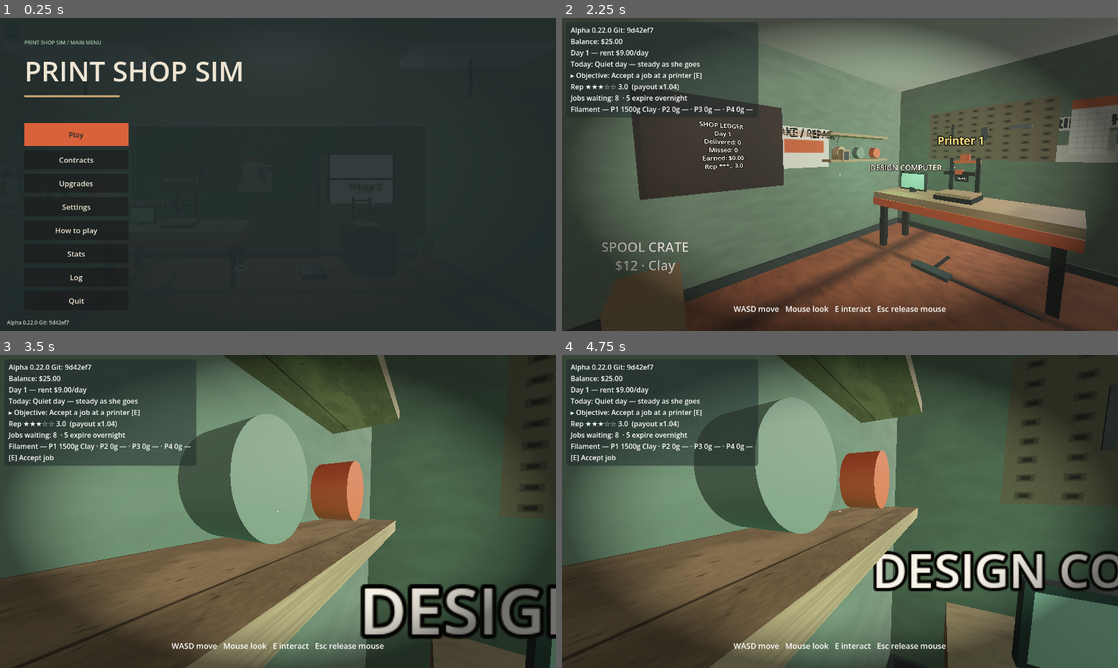
Above: before the commit, frames 1-4 (two rows, left to right).
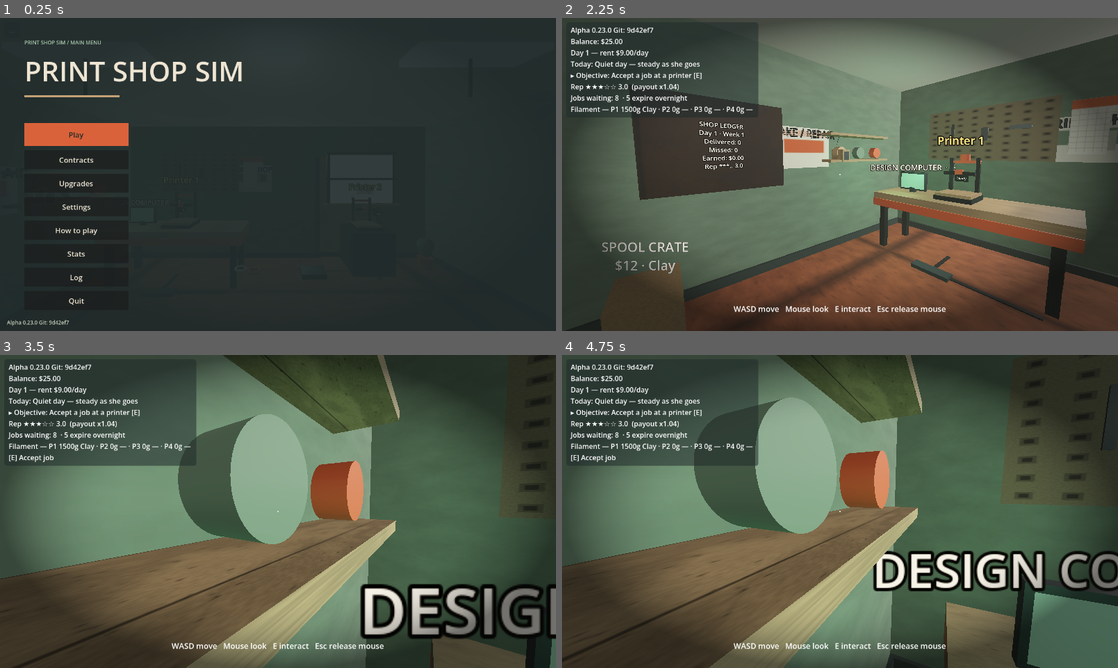
Above: after the commit, the same moments.

Repository: jiracipika/printshop-sim
Game: Godot game, scene res://scenes/Main.tscn
The game is run twice, just before and just after one commit, with the same random seed, the same clock (stepped at 60 frames per second) and the same inputs.
Inputs (mouse positions are in pixels of both pictures, inside the frame that each line leads up to):
- Up to frame 1 (0.25 s): no input
- Up to frame 2 (2.25 s): click "Play" at 0.5 s; tap Enter at 1.25 s; move the mouse to (962, 158) at 1.27 s; hold D (move_right) 1.28-2.03 s; tap E (interact) at 1.35 s; click (962, 158) at 1.42 s; tap Space at 2 s; move the mouse to (812, 174) at 2.02 s; hold W (move_forward) from 2.03 s (still down); tap 1 at 2.1 s
- Up to frame 3 (3.5 s): keep holding W (move_forward); move the mouse to (289, 505) at 2.77 s; tap 2 at 2.85 s
- Up to frame 4 (4.75 s): keep holding W (move_forward); tap Enter at 3.5 s; move the mouse to (834, 517) at 3.52 s; tap 3 at 3.6 s; click (834, 517) at 3.67 s; tap Space at 4.25 s; move the mouse to (878, 514) at 4.27 s; tap 4 at 4.35 s

The runs differ from the first frame. In frame 1, less than 0.1% of the frame differs, in the area x 5-6%, y 97-98%; in frame 2, less than 0.1%, in the area x 7-33%, y 3-39%; in frame 3, less than 0.1%; in frame 4, less than 0.1%.

Commit message:
feat: operations pass — photo mode, Full house + Perfectionist, surplus event (v0.23.0)
F2 toggles photo mode (whole HUD layer hidden). New milestones: Full house
(all four sims running, derived live) and Perfectionist (five A grades in a
row; last five order grades persist as recent_grades, validator A-F only).
Daily event 'surplus stock' sells spools at $6 (pool append; no pinned day
broke). Chalkboard names the week + season icon.

Tests: all 37 suites + smoke green (1387 checks; 18 new in v023_test).

Diff:
--- a/scripts/Events.gd
+++ b/scripts/Events.gd
@@ -22,13 +22,20 @@
 	if d == 1:
 		return QUIET.duplicate(true)
 	var pool := ["quiet", "filament_sale", "quiet", "rush_week",
-		"power_hiccup", "rent_holiday"]
+		"power_hiccup", "rent_holiday", "quiet", "surplus_stock"]
 	var pick: String = pool[absi(hash("printshop-event-%d" % d)) % pool.size()]
 	return _by_id(pick).duplicate(true)
 
 
 static func _by_id(id: String) -> Dictionary:
 	match id:
+		"surplus_stock":
+			return {"id": id,
+				"name": "Surplus stock — spools $6 today",
+				"spool_price_cents": 600,
+				"payout_mult": 1.0,
+				"failure_delta": 0.0,
+				"rent_free": false}
 		"filament_sale":
 			return {"id": id,
 				"name": "Filament sale — spools $8 today",
--- a/scripts/Main.gd
+++ b/scripts/Main.gd
@@ -159,6 +159,8 @@
 var _steps_played := 0
 var _bells_played := 0
 var _stations_heard: Array[int] = []
+## Last five delivery grades, oldest first (v0.23.0) — feeds Perfectionist.
+var recent_grades: Array[String] = []
 ## False until _ready finishes: boot-time station marks happen before the
 ## save loads, and saving there would clobber the player's file.
 var _boot_ready := false
@@ -283,6 +285,16 @@
 		lines.append("Day %d · [%s] %s" % [int(e.day), str(e.kind), str(e.text)])
 	main_menu.show_log(lines)
 
+## Full house (v0.23.0): every machine on the floor is mid-print.
+func _full_house() -> bool:
+	if machines.size() < 4:
+		return false
+	for m in machines:
+		var sim: PrintSim = m.get("sim")
+		if sim == null or not sim.is_running():
+			return false
+	return true
+
 ## Computed milestones (v0.6.0) — derived from live state, nothing to persist.
 func _achievements() -> Array[Dictionary]:
 	return [
@@ -298,6 +310,12 @@
 			"done": reputation >= 4.25},
 		{"name": "Radio star", "hint": "hear all 3 radio stations",
 			"done": _stations_heard.size() >= 3},
+		{"name": "Full house", "hint": "have all 4 printers running at once",
+			"done": _full_house()},
+		{"name": "Perfectionist", "hint": "deliver five A grades in a row",
+			"done": recent_grades.size() >= 5
+				and not recent_grades.has("B") and not recent_grades.has("C")
+				and not recent_grades.has("D") and not recent_grades.has("F")},
 		{"name": "Fully kitted", "hint": "own all 8 upgrades",
 			"done": upgrades.owned_count() == 8},
 		{"name": "Week one", "hint": "keep the shop open past day 7",
@@ -567,6 +585,11 @@
 			var si := int(st)
 			if si >= 0 and si <= 2 and not _stations_heard.has(si):
 				_stations_heard.append(si)
+	if payload.has("recent_grades") and typeof(payload.recent_grades) == TYPE_ARRAY:
+		recent_grades.clear()
+		for g in payload.recent_grades:
+			if g is String and g in ["A", "B", "C", "D", "F"]:
+				recent_grades.append(g)
 	# Silently adopt anything already earned at load time (a persisted set
 	# can lag the save — the check only runs while the HUD renders): a boot
 	# must never toast old news.
@@ -626,6 +649,7 @@
 			"tier_announced": announced_tier,
 			"achv_toasted": _achv_toasted,
 			"stations_heard": _stations_heard,
+			"recent_grades": recent_grades,
 		})
 	var ok: bool = load("res://scripts/BrowserSave.gd").save_payload(payload)
 	save_status_line = "%s at %s" % ["saved ok" if ok else "save FAILED",
@@ -2090,6 +2114,14 @@
 	touch_controls.set_motion_enabled(true)
 	_prompt.text = "Left stick move   Right side look   Interact   Pause"
 
+## Photo mode (v0.23.0): F2 hides the HUD (and reticle) for clean shots.
+func _toggle_photo_mode() -> void:
+	if _hud == null:
+		return
+	_hud.visible = not _hud.visible
+	_set_prompt("Photo mode %s — F2 brings the HUD back" % "off"
+		if not _hud.visible else "Photo mode off — F2 brings the HUD back")
+
 ## Reticle shows only during active gameplay.
 func _set_reticle(on: bool) -> void:
 	if _reticle != null:
@@ -2128,6 +2160,8 @@
 			_route_escape()
 		elif event.physical_keycode == KEY_E:
 			_try_grab_or_place()
+		elif event.physical_keycode == KEY_F2:
+			_toggle_photo_mode()
 	# Deliberate (re)capture: allowed when paused, or when effectively
 	# unlocked (covers the browser case where pointer lock was denied or
 	# lost — raw mode fell back to VISIBLE while captured was still true —
@@ -2740,6 +2774,9 @@
 	packing_station.set_stack_count(0)
 	m["contract"] = null
 	last_pack_grade = final_grade
+	recent_grades.append(final_grade)
+	if recent_grades.size() > 5:
+		recent_grades = recent_grades.slice(recent_grades.size() - 5)
 	_log_event("delivered", "%s%s — grade %s, $%s%s" % [c.model_name, multitag,
 		final_grade, _cents_str(payout), " (late)" if late else ""])
 	# Reputation and lifetime stats.
@@ -3473,8 +3510,11 @@
 	var stars := ""
 	for i in range(5):
 		stars += "*" if i < roundi(reputation) else "."
-	var text := "SHOP LEDGER\nDay %d\nDelivered: %d\nMissed: %d\nEarned: $%s\nRep %s %.1f" % [
-		day_cycle.day, int(stats.delivered), int(stats.missed),
+	var week := int((day_cycle.day - 1) / 7.0) + 1
+	var week_line := "Week %d %s" % [week, _season_icon(str(season.get("id", "calm")))]
+	var text := "SHOP LEDGER\nDay %d · %s\nDelivered: %d\nMissed: %d\nEarned: $%s\nRep %s %.1f" % [
+		day_cycle.day, week_line,
+		int(stats.delivered), int(stats.missed),
 		_cents_str(int(stats.earned_cents)),
 		stars, reputation]
 	if text != _chalk_cache:
--- a/scripts/SaveSystem.gd
+++ b/scripts/SaveSystem.gd
@@ -110,6 +110,8 @@
 		return {}
 	if not _stations_heard_valid(p):
 		return {}
+	if not _recent_grades_valid(p):
+		return {}
 
 	var out: Dictionary = p.duplicate(true)
 	out["version"] = int(p["version"])
@@ -182,6 +184,21 @@
 	return true
 
 
+## Optional "recent_grades" key (v0.23.0): absent = fine; present must be an
+## array of at most 5 grade letters.
+static func _recent_grades_valid(p: Dictionary) -> bool:
+	if not p.has("recent_grades"):
+		return true
+	if typeof(p["recent_grades"]) != TYPE_ARRAY:
+		return false
+	if p["recent_grades"].size() > 5:
+		return false
+	for v in p["recent_grades"]:
+		if not (v is String) or not (v in ["A", "B", "C", "D", "F"]):
+			return false
+	return true
+
+
 ## Optional "stations_heard" key (v0.22.0): absent = fine; present must be
 ## an array of station indexes 0..2 (at most 3, duplicates tolerated-read).
 static func _stations_heard_valid(p: Dictionary) -> bool:
--- a/scripts/Version.gd
+++ b/scripts/Version.gd
@@ -2,7 +2,7 @@
 
 # Autoload: build/version identification so we always know what's deployed.
 
-const VERSION := "0.22.0"
+const VERSION := "0.23.0"
 const GIT_SHA := "9d42ef7"  # stamped by tools/build_web.sh at export time
 
 func label() -> String:
--- /dev/null
+++ b/tests/v023_test.gd
@@ -0,0 +1,135 @@
+extends SceneTree
+
+## v0.23.0 — "Operations pass": photo mode (F2), Full house + Perfectionist
+## milestones, surplus-stock daily event, chalkboard week line. Run:
+## timeout 180 godot --headless --path . -s tests/v023_test.gd
+
+var checks := 0
+var failures := 0
+
+
+func _ok(cond: bool, label: String) -> void:
+	checks += 1
+	if cond:
+		print("ok %d: %s" % [checks, label])
+	else:
+		failures += 1
+		printerr("FAIL %d: %s" % [checks, label])
+
+
+func _init() -> void:
+	root.ready.connect(_run)
+
+
+func _run() -> void:
+	BrowserSave.clear()
+	await _test_operations()
+	BrowserSave.clear()
+	print("---")
+	print("checks=%d failures=%d" % [checks, failures])
+	quit(1 if failures > 0 else 0)
+
+
+func _test_operations() -> void:
+	var packed: PackedScene = load("res://scenes/Main.tscn")
+	var main = packed.instantiate()
+	root.add_child(main)
+	await physics_frame
+	await physics_frame
+
+	# Photo mode: F2 handler hides the whole HUD layer and says so.
+	_ok(main._hud.visible, "HUD starts visible")
+	main._toggle_photo_mode()
+	_ok(not main._hud.visible and main._prompt.text.contains("F2"),
+		"photo mode hides the HUD and names the key")
+	main._toggle_photo_mode()
+	_ok(main._hud.visible, "photo mode toggles back")
+
+	# Full house: all four sims running at once.
+	_ok(not main._full_house(), "an idle shop is not a full house")
+	for i in range(4):
+		(main._machine(i).get("sim") as PrintSim).start_job("fh-%d" % i, "Part %d" % i, 40)
+	_ok(main._full_house(), "four running printers fill the house")
+	var names := {}
+	for a in main._achievements():
+		names[a.name] = bool(a.done)
+	_ok(names.get("Full house", false), "Full house unlocks")
+	for i in range(4):
+		(main._machine(i).get("sim") as PrintSim).reset()
+	_ok(not main._full_house(), "clearing a bed empties the house")
+
+	# Perfectionist: five A deliveries in a row (B breaks the streak).
+	var perf_done := false
+	for a in main._achievements():
+		if a.name == "Perfectionist":
+			perf_done = bool(a.done)
+	_ok(not perf_done and main.recent_grades.is_empty(),
+		"Perfectionist starts locked")
+	main.recent_grades.assign(["A", "A", "A", "A"])
+	for a in main._achievements():
+		if a.name == "Perfectionist":
+			perf_done = bool(a.done)
+	_ok(not perf_done, "four As are not enough")
+	main.recent_grades.append("A")
+	for a in main._achievements():
+		if a.name == "Perfectionist":
+			perf_done = bool(a.done)
+	_ok(perf_done, "five As unlock Perfectionist")
+	main.recent_grades.clear()
+	main.recent_grades.assign(["A", "A", "A", "A", "B"])
+	for a in main._achievements():
+		if a.name == "Perfectionist":
+			perf_done = bool(a.done)
+	_ok(not perf_done, "a B breaks the streak")
+
+	# recent_grades persists (JSON floats in, letters out).
+	main.recent_grades.clear()
+	main.recent_grades.assign(["A", "B", "A"])
+	main._save_game()
+	var saved: Dictionary = load("res://scripts/BrowserSave.gd").load_payload()
+	var sg = saved.get("recent_grades", "MISSING")
+	_ok(sg is Array and sg.size() == 3 and str(sg[0]) == "A" and str(sg[1]) == "B",
+		"recent_grades persists in the save")
+	main.queue_free()
+	await physics_frame
+	var main2 = packed.instantiate()
+	root.add_child(main2)
+	await physics_frame
+	_ok(main2.recent_grades.size() == 3 and str(main2.recent_grades[1]) == "B",
+		"recent_grades survives the reload")
+	# Validator refuses junk grades outright.
+	var bad := {"version": 9, "balance_cents": 0, "ledger": {"balance_cents": 0,
+		"transactions": [], "paid_contract_ids": [], "next_seq": 1},
+		"paid_ids": [], "recent_grades": ["A", 3]}
+	_ok(load("res://scripts/SaveSystem.gd").validate(bad).is_empty(),
+		"validator rejects a non-letter recent_grades entry")
+	main2.queue_free()
+	await physics_frame
+
+	# Surplus stock day: cheap spools, and the crate sign follows.
+	var found_day := -1
+	for day in range(2, 60):
+		if str(Events.for_day(day).id) == "surplus_stock":
+			found_day = day
+			break
+	_ok(found_day > 0, "surplus stock occurs in the rotation")
+	if found_day > 0:
+		var ev: Dictionary = Events.for_day(found_day)
+		_ok(int(ev.spool_price_cents) == 600 and "$6" in str(ev.name),
+			"surplus stock sells spools at $6")
+		var main3 = packed.instantiate()
+		root.add_child(main3)
+		await physics_frame
+		main3.day_cycle.restore(found_day, 0.3)
+		main3._refresh_event()
+		_ok(str(main3.today_event.id) == "surplus_stock"
+			and main3._crate_label.text.contains("$6"),
+			"crate sign shows the surplus price")
+		# Chalkboard names the week with the season icon.
+		main3.season = Events._season_by_id("cold_snap")
+		main3._update_chalkboard()
+		_ok(main3._chalk_label.text.contains("Week ")
+			and main3._chalk_label.text.contains("☃"),
+			"chalkboard names the week and season icon")
+		main3.queue_free()
+		await physics_frame
Not shown, changed: docs/HANDOFF.md
Not shown, changed: docs/ROADMAP.md
